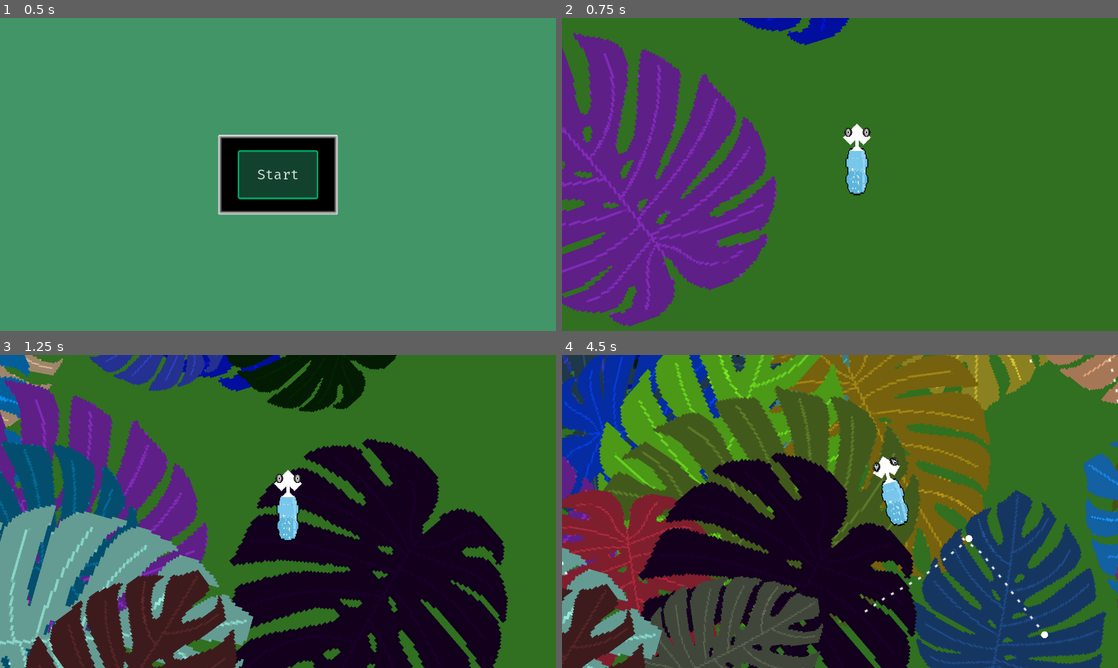
Above: before the commit, frames 1-4 (two rows, left to right).
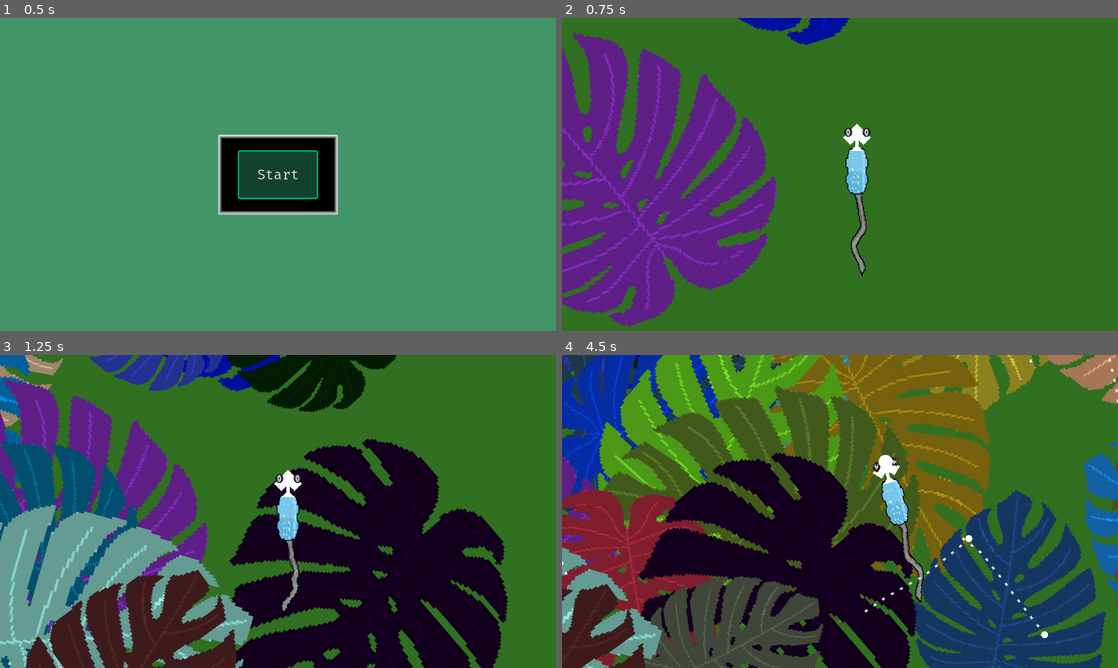
Above: after the commit, the same moments.

Repository: bjornarprytz/mask
Game: Godot game, scene res://entry.tscn
Same seed, same stepped clock (60 frames per second), same inputs: the game is played once before the commit and once after it.
Inputs (mouse positions are in pixels of both pictures, inside the frame that each line leads up to):
- Up to frame 1 (0.5 s): no input
- Up to frame 2 (0.75 s): click "Start" at 0.5 s
- Up to frame 3 (1.25 s): no input
- Up to frame 4 (4.5 s): move the mouse to (962, 495) at 1.27 s; press the mouse at (962, 495) at 1.28 s; hold Right (ui_right) 1.28-2.03 s; move the mouse to (728, 527) at 2.02 s; release the mouse at (728, 527) at 2.03 s; hold Down (ui_down) 2.03-2.78 s; click (728, 527) at 2.1 s; move the mouse to (895, 442) at 2.77 s; press the mouse at (895, 442) at 2.78 s; hold Right (ui_right) 2.78-3.53 s; move the mouse to (812, 574) at 3.52 s; release the mouse at (812, 574) at 3.53 s; hold Up (ui_up) 3.53-4.28 s; click (812, 574) at 3.6 s; move the mouse to (1006, 558) at 4.27 s; press the mouse at (1006, 558) at 4.28 s; hold Left (ui_left) from 4.28 s (still down)

Frame 1 is identical in both runs. In frame 2, 0.3% of the frame differs, in the area x 51-55%, y 56-84%; in frame 3, 0.2%; in frame 4, 0.4%, in the area x 56-66%, y 32-80%.

Commit message:
shoot tongue

Diff:
--- a/src/autoloads/factory.gd
+++ b/src/autoloads/factory.gd
@@ -7,6 +7,7 @@
 var feature_scene: PackedScene = preload("res://feature.tscn")
 var fly_path_scene: PackedScene = preload("res://fly_path.tscn")
 var fly_scene: PackedScene = preload("res://fly.tscn")
+var tongue_scene: PackedScene = preload("res://tongue.tscn")
 
 func feature(color: Color) -> Node2D:
 	var feature_node = feature_scene.instantiate() as Node2D
@@ -20,3 +21,7 @@
 func fly_path() -> FlyPath:
 	var fly_path_node = fly_path_scene.instantiate() as FlyPath
 	return fly_path_node
+
+func tongue() -> Tongue:
+	var tongue_node = tongue_scene.instantiate() as Tongue
+	return tongue_node
--- a/src/chameleonardo.gd
+++ b/src/chameleonardo.gd
@@ -8,6 +8,7 @@
 
 @onready var body: Sprite2D = %Body
 @onready var head: Sprite2D = %Head
+@onready var tongue_anchor: Node2D = %TongueAnchor
 
 @onready var left_eye: AnimatedSprite2D = %LeftEye
 @onready var right_eye: AnimatedSprite2D = %RightEye
@@ -17,6 +18,8 @@
 
 var left_focus: Node2D = null
 var right_focus: Node2D = null
+
+var tongue: Tongue = null
 
 func _process(delta: float) -> void:
 	var input_vector = Input.get_vector("ui_left", "ui_right", "ui_up", "ui_down", .1)
@@ -39,6 +42,20 @@
 
 	focus_on()
 
+func _input(event: InputEvent) -> void:
+	if event.is_action_pressed("shoot"):
+		if (tongue != null): # Acts as a cooldown
+			return
+		tongue = Create.tongue()
+		tongue_anchor.add_child(tongue)
+		tongue.position = Vector2.ZERO
+		tongue.rotation = 0.0
+		var secondary_vector = Input.get_vector("secondary_left", "secondary_right", "secondary_up", "secondary_down", .1)
+		tongue.shoot(tongue_anchor.global_position + secondary_vector.normalized() * 200.0)
+		tongue.hit.connect(_on_hit, CONNECT_ONE_SHOT)
+
+func _on_hit(fly: Fly) -> void:
+	fly.die()
 
 func focus_on() -> void:
 	focus_eye(left_eye, left_focus)
--- a/src/chameleonardo.tscn
+++ b/src/chameleonardo.tscn
@@ -4,6 +4,7 @@
 [ext_resource type="Texture2D" uid="uid://ct5b805pkx24r" path="res://assets/img/water-cooler.png" id="2_ch3hi"]
 [ext_resource type="Texture2D" uid="uid://but5ope2qlm27" path="res://assets/img/spades-medium.png" id="3_yq7re"]
 [ext_resource type="Texture2D" uid="uid://cy2hqrjani3ot" path="res://assets/img/eye_eye_captain-sheet.png" id="4_mul50"]
+[ext_resource type="Texture2D" uid="uid://btxfqugpryg5b" path="res://assets/img/dead_men_tell_no_tails.png" id="5_14qgy"]
 
 [sub_resource type="RectangleShape2D" id="RectangleShape2D_14qgy"]
 size = Vector2(217.99997, 434)
@@ -61,6 +62,49 @@
 [sub_resource type="RectangleShape2D" id="RectangleShape2D_mul50"]
 size = Vector2(217.99997, 434)
 
+[sub_resource type="AtlasTexture" id="AtlasTexture_6pmbl"]
+atlas = ExtResource("5_14qgy")
+region = Rect2(0, 0, 120, 60)
+
+[sub_resource type="AtlasTexture" id="AtlasTexture_55rb8"]
+atlas = ExtResource("5_14qgy")
+region = Rect2(120, 0, 120, 60)
+
+[sub_resource type="AtlasTexture" id="AtlasTexture_aonvf"]
+atlas = ExtResource("5_14qgy")
+region = Rect2(240, 0, 120, 60)
+
+[sub_resource type="AtlasTexture" id="AtlasTexture_shwgx"]
+atlas = ExtResource("5_14qgy")
+region = Rect2(360, 0, 120, 60)
+
+[sub_resource type="AtlasTexture" id="AtlasTexture_a1w6n"]
+atlas = ExtResource("5_14qgy")
+region = Rect2(480, 0, 120, 60)
+
+[sub_resource type="SpriteFrames" id="SpriteFrames_ahm5s"]
+animations = [{
+"frames": [{
+"duration": 1.0,
+"texture": SubResource("AtlasTexture_6pmbl")
+}, {
+"duration": 1.0,
+"texture": SubResource("AtlasTexture_55rb8")
+}, {
+"duration": 1.0,
+"texture": SubResource("AtlasTexture_aonvf")
+}, {
+"duration": 1.0,
+"texture": SubResource("AtlasTexture_shwgx")
+}, {
+"duration": 1.0,
+"texture": SubResource("AtlasTexture_a1w6n")
+}],
+"loop": true,
+"name": &"wag",
+"speed": 5.0
+}]
+
 [node name="Chameleonardo" type="Node2D" unique_id=2138181651]
 script = ExtResource("1_20x5n")
 
@@ -112,6 +156,17 @@
 sprite_frames = SubResource("SpriteFrames_7pbch")
 animation = &"eye"
 
+[node name="TongueAnchor" type="Node2D" parent="Head" unique_id=773417535]
+unique_name_in_owner = true
+position = Vector2(27, 0)
+
+[node name="Tail" type="AnimatedSprite2D" parent="." unique_id=156848543]
+texture_filter = 1
+position = Vector2(-88, 0)
+sprite_frames = SubResource("SpriteFrames_ahm5s")
+animation = &"wag"
+autoplay = "wag"
+
 [connection signal="area_entered" from="Head/LeftEyeSensor" to="." method="_on_left_eye_sensor_area_entered"]
 [connection signal="area_exited" from="Head/LeftEyeSensor" to="." method="_on_left_eye_sensor_area_exited"]
 [connection signal="area_entered" from="Head/RightEyeSensor" to="." method="_on_right_eye_sensor_area_entered"]
--- a/src/fly.gd
+++ b/src/fly.gd
@@ -3,6 +3,10 @@
 
 var path: FlyPath
 @export var move_speed: float = 20.0
+
+func die():
+	queue_free()
+	path.queue_free()
 
 func _ready() -> void:
 	path = Create.fly_path()
--- a/src/project.godot
+++ b/src/project.godot
@@ -75,6 +75,13 @@
 "events": [Object(InputEventJoypadMotion,"resource_local_to_scene":false,"resource_name":"","device":-1,"axis":3,"axis_value":1.0,"script":null)
 ]
 }
+shoot={
+"deadzone": 0.2,
+"events": [Object(InputEventJoypadMotion,"resource_local_to_scene":false,"resource_name":"","device":-1,"axis":5,"axis_value":1.0,"script":null)
+, Object(InputEventJoypadButton,"resource_local_to_scene":false,"resource_name":"","device":-1,"button_index":10,"pressure":0.0,"pressed":true,"script":null)
+, Object(InputEventMouseButton,"resource_local_to_scene":false,"resource_name":"","device":-1,"window_id":0,"alt_pressed":false,"shift_pressed":false,"ctrl_pressed":false,"meta_pressed":false,"button_mask":1,"position":Vector2(284, 21),"global_position":Vector2(293, 69),"factor":1.0,"button_index":1,"canceled":false,"pressed":true,"double_click":true,"script":null)
+]
+}
 
 [rendering]
 
--- /dev/null
+++ b/src/tongue.gd
@@ -0,0 +1,40 @@
+class_name Tongue
+extends Node2D
+
+@onready var stretch: ColorRect = %Stretch
+@onready var ball: Sprite2D = %Ball
+
+var target_vector: Vector2
+var tween: Tween
+
+signal hit(fly: Fly)
+
+func _process(_delta: float) -> void:
+	# Rotate the tongue towards the target vector
+	if target_vector != Vector2.ZERO:
+		global_rotation = target_vector.angle()
+
+func shoot(global_target: Vector2):
+	target_vector = global_target - global_position
+	var distance = target_vector.length()
+	# tween the tounge toward target
+	tween = create_tween().set_parallel()
+	tween.tween_property(stretch, "size:x", distance, 0.1)
+	tween.tween_property(ball, "global_position", global_target, 0.1)
+	tween.chain()
+	tween.tween_callback(_retract)
+
+func _on_hitbox_area_entered(area: Area2D) -> void:
+	if (area.owner is Fly):
+		hit.emit(area.owner)
+		_retract()
+
+func _retract():
+	if tween:
+		tween.kill()
+	tween = create_tween()
+	tween.tween_property(stretch, "size:x", 0, 0.1)
+	tween.set_parallel()
+	tween.tween_property(ball, "position", Vector2.ZERO, 0.1)
+	tween.chain()
+	tween.tween_callback(queue_free)
--- /dev/null
+++ b/src/tongue.tscn
@@ -0,0 +1,29 @@
+[gd_scene format=3 uid="uid://w4n6wv7x3uef"]
+
+[ext_resource type="Script" uid="uid://dk6fnkjcwk3ql" path="res://tongue.gd" id="1_sc3er"]
+[ext_resource type="Texture2D" uid="uid://t2llpc1qwr2i" path="res://assets/img/circle.png" id="1_vu47e"]
+
+[sub_resource type="CircleShape2D" id="CircleShape2D_vu47e"]
+radius = 64.0
+
+[node name="Tongue" type="Node2D" unique_id=192698545]
+script = ExtResource("1_sc3er")
+
+[node name="Stretch" type="ColorRect" parent="." unique_id=1666033971]
+unique_name_in_owner = true
+offset_top = -5.0
+offset_right = 24.0
+offset_bottom = 4.0
+
+[node name="Ball" type="Sprite2D" parent="." unique_id=2071846419]
+unique_name_in_owner = true
+position = Vector2(23, 0)
+scale = Vector2(0.125, 0.125)
+texture = ExtResource("1_vu47e")
+
+[node name="Hitbox" type="Area2D" parent="Ball" unique_id=107322918]
+
+[node name="Shape" type="CollisionShape2D" parent="Ball/Hitbox" unique_id=1805721341]
+shape = SubResource("CircleShape2D_vu47e")
+
+[connection signal="area_entered" from="Ball/Hitbox" to="." method="_on_hitbox_area_entered"]
Binary file added: src/assets/img/dead_men_tell_no_tails.png
Not shown, added: src/assets/img/dead_men_tell_no_tails.png.import
Binary file added: src/assets/img/white-square.png
Not shown, added: src/assets/img/white-square.png.import
Not shown, added: src/tongue.gd.uid
Not shown, changed: readme.md
